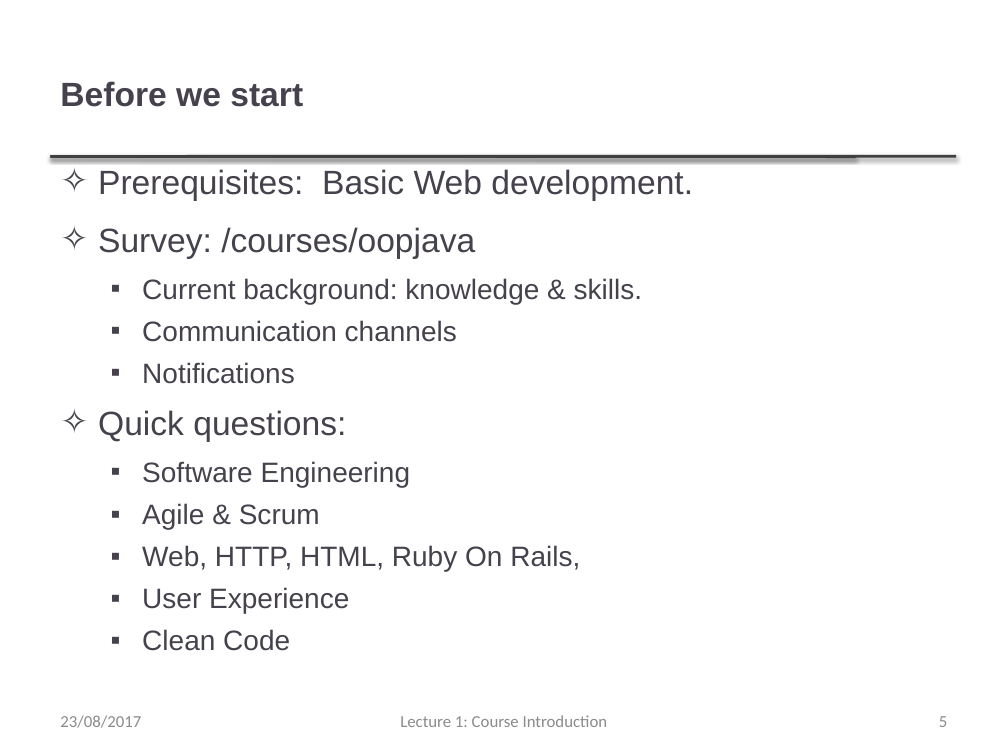
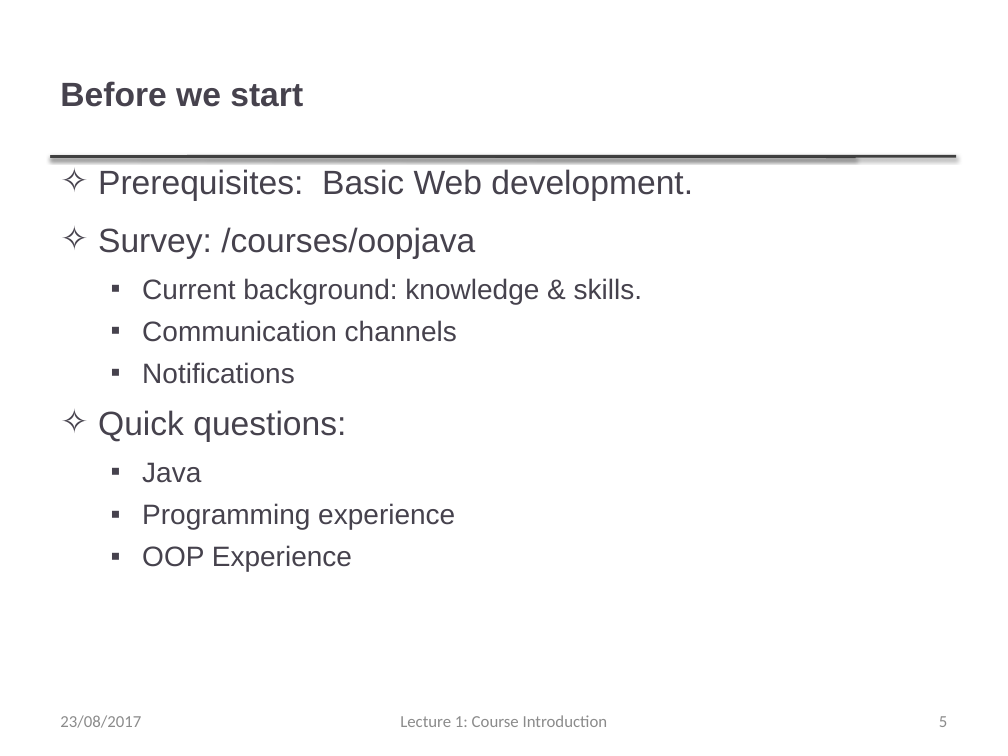
Before and after one commit to thanqminh/thanqminh.github.io, a slide deck: slide 5 of courses/oopjava/lecture1.pptx. Drawn at 1008x756 pixels with LibreOffice and Linux fonts; fonts in the diff are those of the drawing. Boxes give left, top, right and bottom in pixels: in the first picture for what was removed or moved away, otherwise in the second. Text is boxed around its words. In the diff, an @@ line names an element or a change of style, - is before the commit and + after.

```diff
--- a/courses/oopjava/lecture1.pptx
+++ b/courses/oopjava/lecture1.pptx
@@ text at <box>142,462,455,571</box>: text changed @@
-  ▪ Software Engineering
-  ▪ Agile & Scrum
-  ▪ Web, HTTP, HTML, Ruby On Rails,
-  ▪ User Experience
-  ▪ Clean Code
+  ▪ Java
+  ▪ Programming experience
+  ▪ OOP Experience
```
Also in this commit, not shown: 2 other files.
